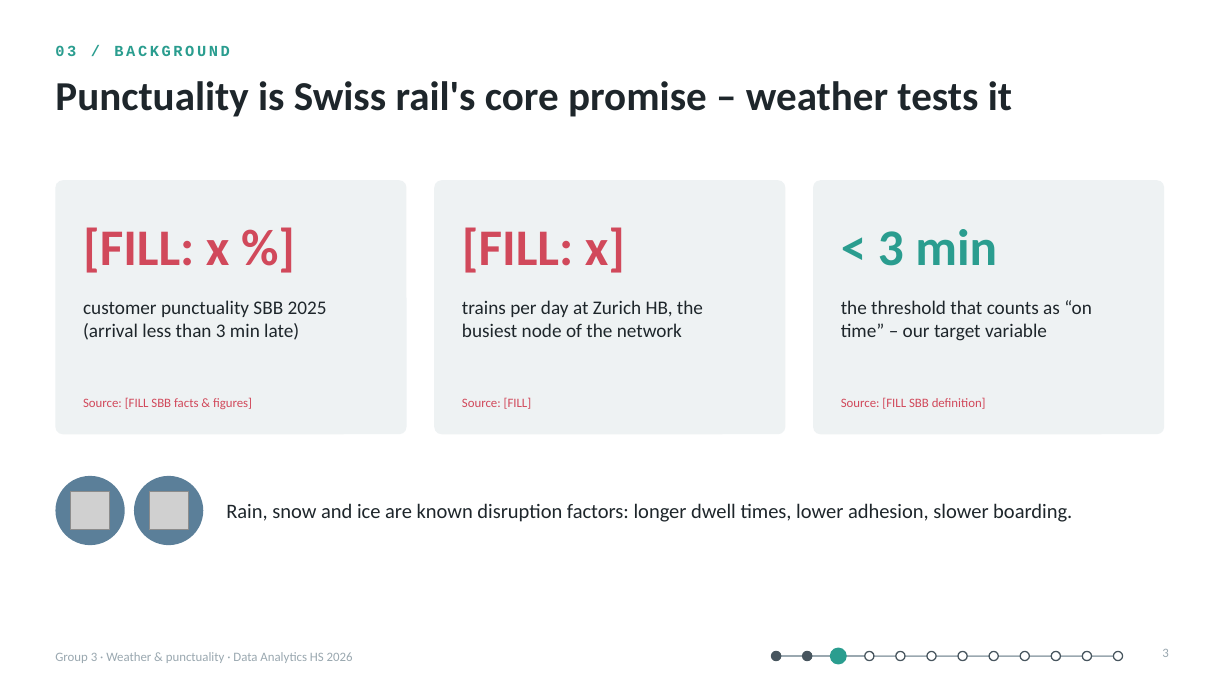
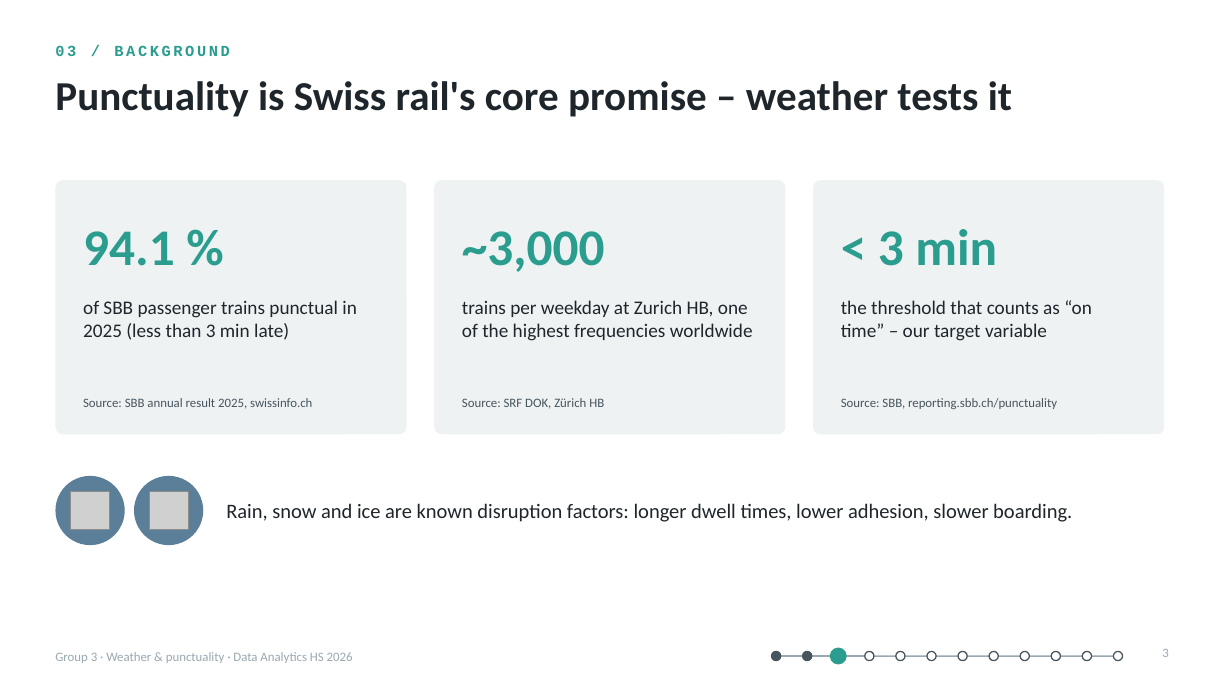
Before and after one commit to rexheeri/da-projekt-hs26, a slide deck: slide 3 of presentation/concept_presentation_group_03.pptx. Drawn at 1232x693 pixels with LibreOffice and Linux fonts; fonts in the diff are those of the drawing; grey boxes stand for pictures. Boxes give left, top, right and bottom in pixels: in the first picture for what was removed or moved away, otherwise in the second. Text is boxed around its words. In the diff, an @@ line names an element or a change of style, - is before the commit and + after.

```diff
--- a/presentation/concept_presentation_group_03.pptx
+++ b/presentation/concept_presentation_group_03.pptx
@@ text at [83,231,175,266]: text changed; text colour #D1495B to #2A9D8F @@
-[FILL: x %]
+94.1 %
@@ text at [462,231,605,272]: text changed; text colour #D1495B to #2A9D8F @@
-[FILL: x]
+~3,000
@@ text at [83,300,357,340]: text changed @@
-customer punctuality SBB 2025 (arrival less than 3 min late)
+of SBB passenger trains punctual in 2025 (less than 3 min late)
@@ text at [462,300,753,341]: text changed @@
-trains per day at Zurich HB, the busiest node of the network
+trains per weekday at Zurich HB, one of the highest frequencies worldwide
@@ text at [83,398,312,409]: text changed; text colour #D1495B to #47555E @@
-Source: [FILL SBB facts & figures]
+Source: SBB annual result 2025, swissinfo.ch
@@ text at [462,398,604,409]: text changed; text colour #D1495B to #47555E @@
-Source: [FILL]
+Source: SRF DOK, Zürich HB
@@ text at [841,398,1057,409]: text changed; text colour #D1495B to #47555E @@
-Source: [FILL SBB definition]
+Source: SBB, reporting.sbb.ch/punctuality
```
Also in this commit, not shown: 10 other slides changed, 5 other files.
